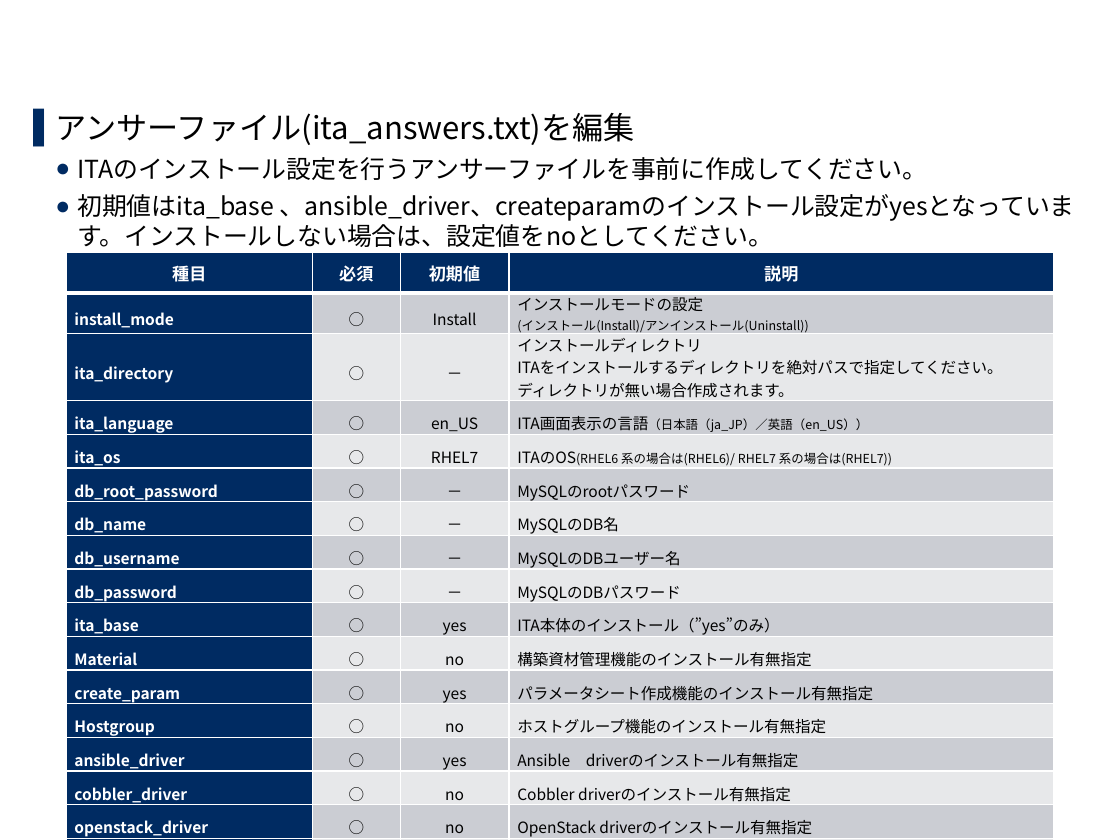
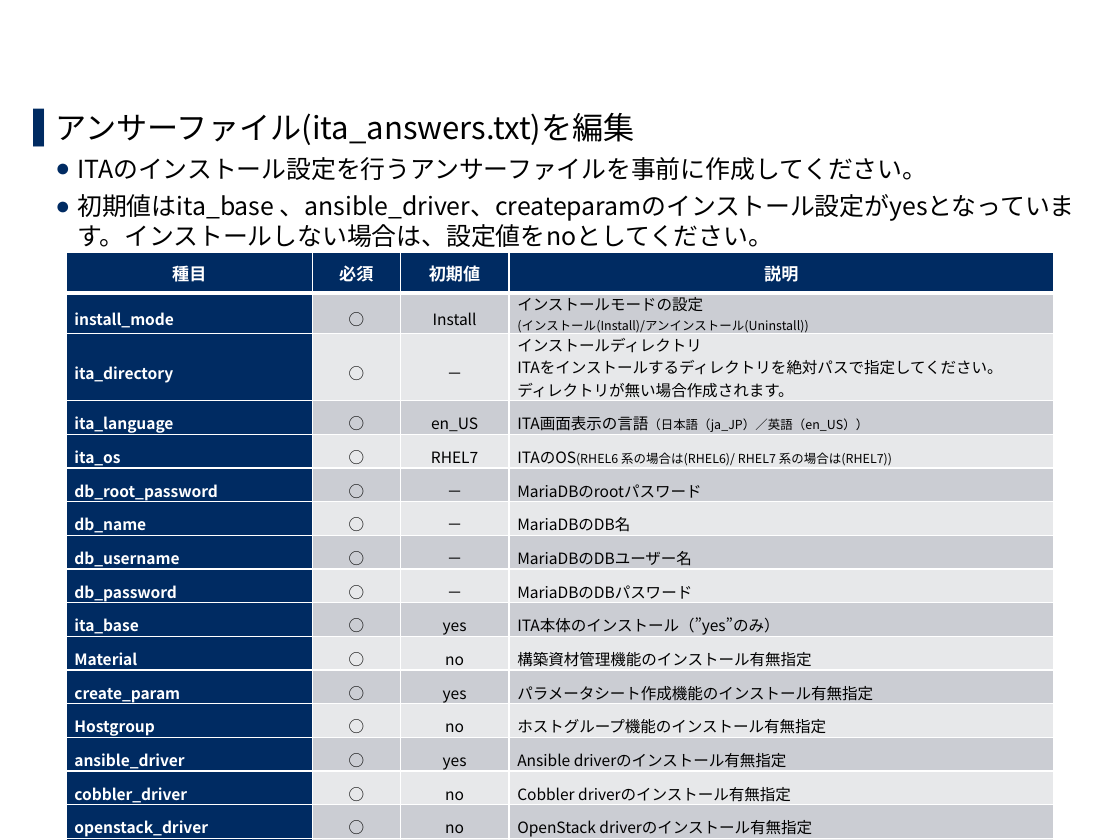
Before and after one commit to exastro-suite/it-automation-docs, a slide deck: slide 16 of asset/Learn_ja/ITA-online-install_ja.pptx. Drawn at 1120x840 pixels with LibreOffice and Linux fonts; fonts in the diff are those of the drawing; background and template pictures are left out. Boxes give left, top, right and bottom in pixels: in the first picture for what was removed or moved away, otherwise in the second. Text is boxed around its words. In the diff, an @@ line names an element or a change of style, - is before the commit and + after.

```diff
--- a/asset/Learn_ja/ITA-online-install_ja.pptx
+++ b/asset/Learn_ja/ITA-online-install_ja.pptx
@@ table at (66, 252, 1054, 840) @@
-row 6, column 4: MySQLのrootパスワード
+row 6, column 4: MariaDBのrootパスワード
-row 7, column 4: MySQLのDB名
+row 7, column 4: MariaDBのDB名
-row 8, column 4: MySQLのDBユーザー名
+row 8, column 4: MariaDBのDBユーザー名
-row 9, column 4: MySQLのDBパスワード
+row 9, column 4: MariaDBのDBパスワード
-row 18: ansibletower_driver | ○ | no | Ansibletower driverのインストール有無指定
```
Also in this commit, not shown: 7 other slides changed.
